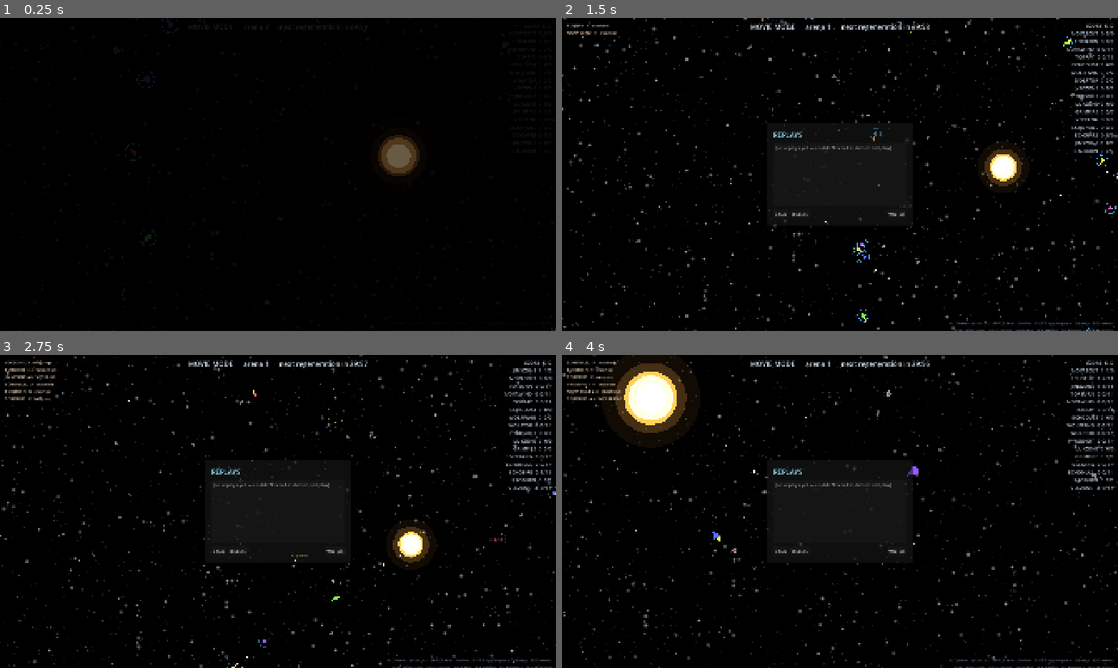
Above: before the commit, frames 1-4 (two rows, left to right).
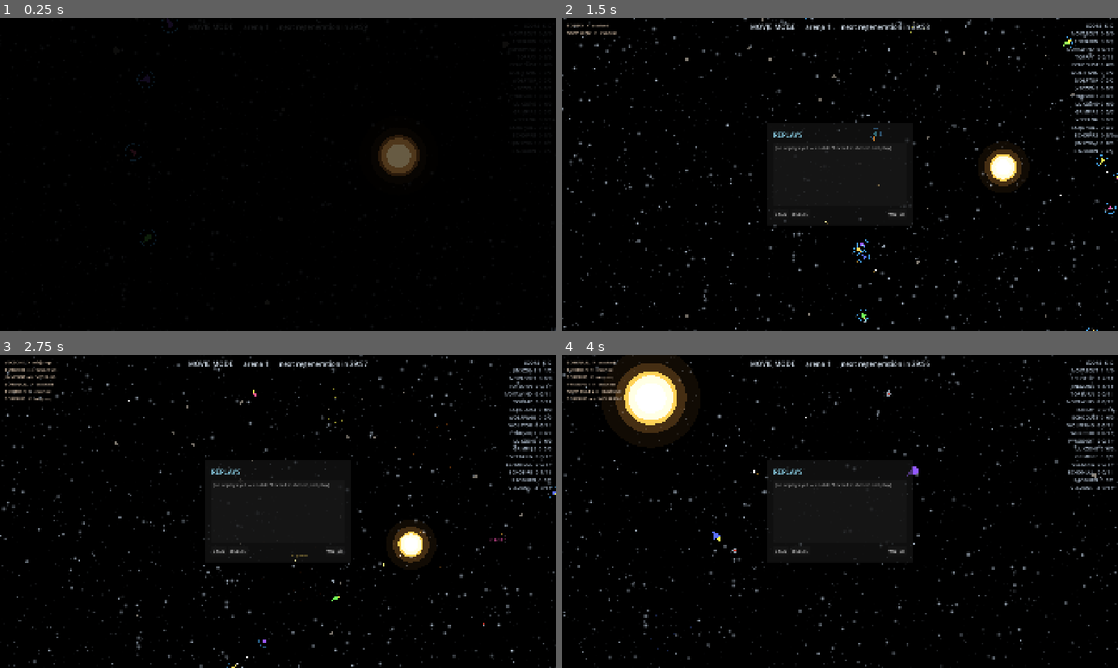
Above: after the commit, the same moments.

Repository: CryptoJones/XSpaceWar-AI
Game: Godot game, scene res://src/ui/main.tscn
The game is run twice, just before and just after one commit, with the same random seed, the same clock (stepped at 60 frames per second) and the same inputs.
Inputs (mouse positions are in pixels of both pictures, inside the frame that each line leads up to):
- Up to frame 1 (0.25 s): no input
- Up to frame 2 (1.5 s): tap Enter at 0.5 s; move the mouse to (962, 158) at 0.52 s; hold D 0.53-1.25 s; tap Shift at 0.6 s; click (962, 158) at 0.67 s; tap Space at 0.77 s; click "REPLAYS…" at 1.25 s
- Up to frame 3 (2.75 s): move the mouse to (166, 527) at 2.02 s; hold S from 2.03 s (still down); tap Enter at 2.1 s; tap Space at 2.27 s
- Up to frame 4 (4 s): move the mouse to (895, 442) at 2.77 s; release S at 2.78 s; hold D 2.78-3.53 s; tap M at 2.85 s; move the mouse to (812, 574) at 3.52 s; hold W from 3.53 s (still down); tap P at 3.6 s; click (812, 574) at 3.67 s; tap Space at 3.77 s

The runs differ from the first frame. In frame 2, 0.2% of the frame differs, in the area x 69-100%, y 96-100%; in frame 3, 0.2%; in frame 4, 0.2%.
Error before the commit: Cannot call method 'queue_redraw' on a null value. (res://src/ui/hud.gd:135)
Error after the commit: Cannot call method 'queue_redraw' on a null value. (res://src/ui/hud.gd:126)

Commit message:
HUD: gauges top-center, hint text removed, version in menu subtitle
- fuel/ammo/mine gauges move to top center under the mode banner
- the bottom-right key-binding hint is gone (the KEYS panel and the
  controls splash own that reference now)
- the menu subtitle shows the running version (v1.0.0) so build
  confusion like "feature missing" is diagnosable at a glance

Co-Authored-By: Claude Fable 5 <noreply@anthropic.com>

Diff:
--- a/src/ui/hud.gd
+++ b/src/ui/hud.gd
@@ -8,7 +8,6 @@
 
 var _banner: Label
 var _score: Label
-var _hint: Label
 var _bars: Control
 var _feed_label: Label
 var _radar: Control
@@ -41,21 +40,13 @@
 	_score.position = Vector2(-16, 14)
 	add_child(_score)
 
-	_hint = _make_label(15, Color(0.7, 0.78, 0.9, 0.55))
-	_hint.set_anchors_preset(Control.PRESET_BOTTOM_RIGHT)
-	_hint.grow_horizontal = Control.GROW_DIRECTION_BEGIN
-	_hint.grow_vertical = Control.GROW_DIRECTION_BEGIN
-	_hint.position = Vector2(-16, -14)
-	_hint.text = "A/D turn   W thrust   SPACE fire   S mine   SHIFT hyperspace   M map   ESC menu\nPad: stick turn   A/RT thrust   X/RB fire   B/LT mine   Y/LB hyper   START menu"
-	_hint.horizontal_alignment = HORIZONTAL_ALIGNMENT_RIGHT
-	add_child(_hint)
-
-	# Bars sit above the minimap in the bottom-left stack.
+	# The three gauges (fuel / ammo / mines) sit top-center under the banner.
+	# (No key-binding hint text — the menu's KEYS panel and the splash own that.)
 	_bars = Control.new()
-	_bars.set_anchors_preset(Control.PRESET_BOTTOM_LEFT)
-	_bars.grow_vertical = Control.GROW_DIRECTION_BEGIN
-	_bars.position = Vector2(16, -RADAR_SIZE - 32 - 74)
-	_bars.size = Vector2(300, 74)
+	_bars.set_anchors_preset(Control.PRESET_CENTER_TOP)
+	_bars.grow_horizontal = Control.GROW_DIRECTION_BOTH
+	_bars.position = Vector2(-155, 52)
+	_bars.size = Vector2(310, 74)
 	_bars.draw.connect(_draw_bars)
 	add_child(_bars)
 
@@ -136,7 +127,6 @@
 	_arrows.queue_redraw()
 	var human := session.human_ship()
 	_bars.visible = human != null
-	_hint.visible = human != null
 	if human != null:
 		_bars.queue_redraw()
 	# Big center countdown while you're dead (skirmish only).
--- a/src/ui/main.gd
+++ b/src/ui/main.gd
@@ -233,7 +233,8 @@
 	outer.add_child(title)
 
 	var subtitle := Label.new()
-	subtitle.text = "a networked space-fighter, est. 1962"
+	subtitle.text = "a networked space-fighter, est. 1962  ·  v%s" \
+		% str(ProjectSettings.get_setting("application/config/version", "?"))
 	subtitle.add_theme_font_size_override("font_size", 14)
 	subtitle.add_theme_color_override("font_color", Color(0.6, 0.7, 0.85, 0.7))
 	subtitle.horizontal_alignment = HORIZONTAL_ALIGNMENT_CENTER
--- /dev/null
+++ b/ui_probe_tmp.gd
@@ -0,0 +1,17 @@
+extends SceneTree
+var _frames := 0
+func _initialize() -> void:
+	var packed: PackedScene = load("res://src/ui/main.tscn")
+	root.add_child(packed.instantiate())
+	process_frame.connect(_on_frame)
+func _on_frame() -> void:
+	_frames += 1
+	if _frames < 10:
+		return
+	var main := root.get_node_or_null("Main")
+	print("UIPROBE hazard_slider=%s value=%s" % [main._hazard_slider != null,
+		main._hazard_slider.value if main._hazard_slider != null else -1])
+	print("UIPROBE time_spin=%s" % (main._time_spin != null))
+	print("UIPROBE radar_visible=%s pos=%s" % [main.hud.radar_visible(),
+		main.hud._radar.position])
+	quit(0)
